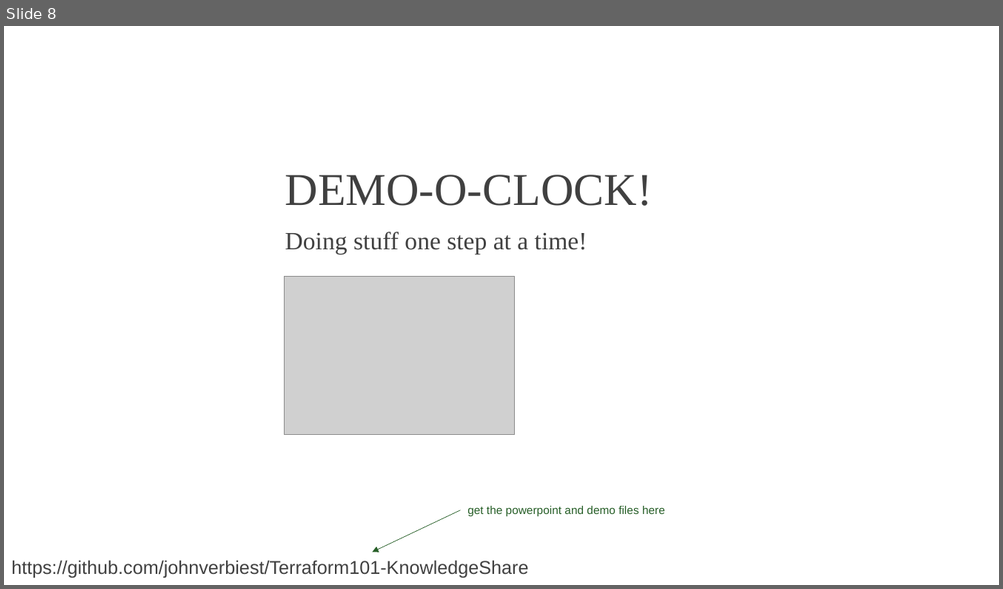
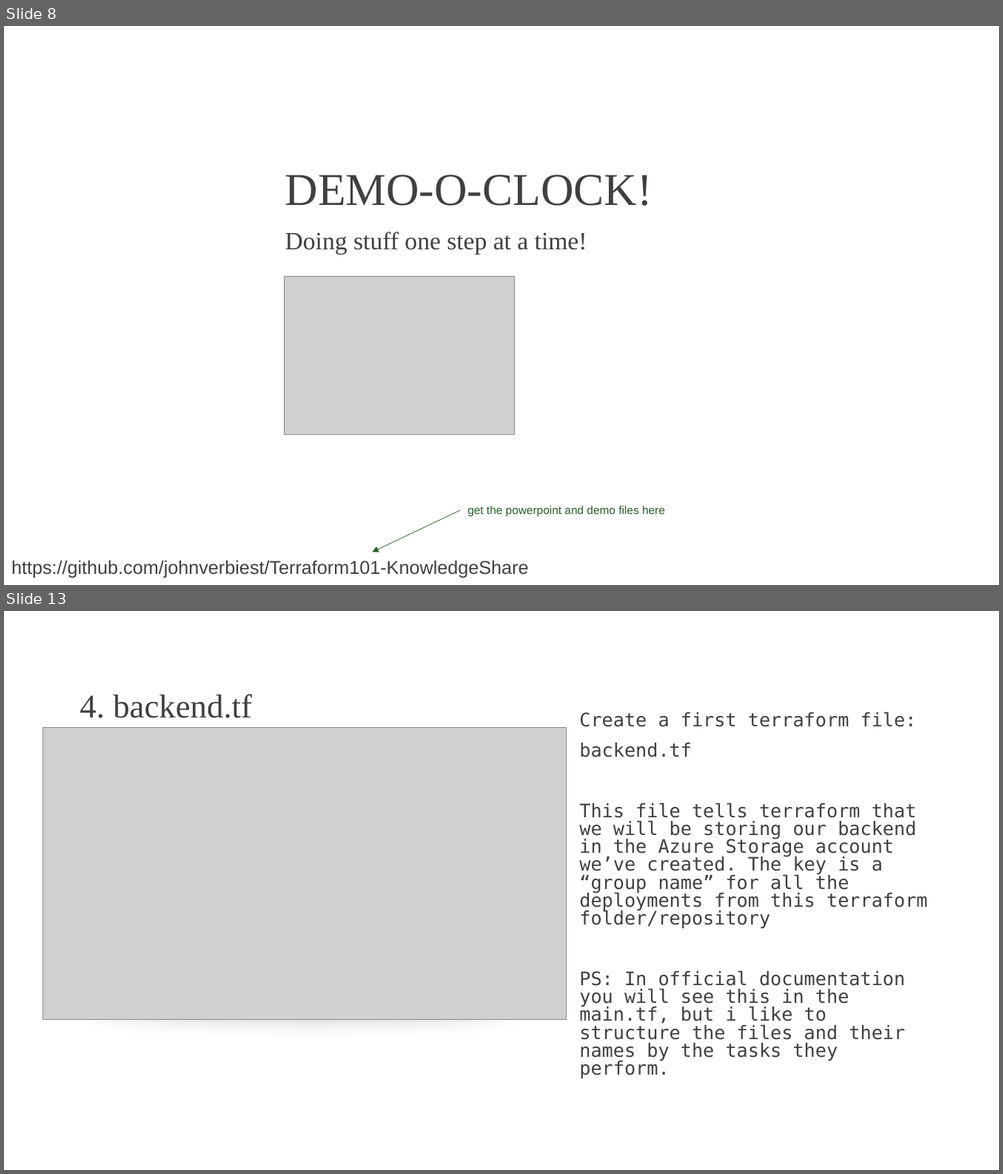
Before and after one commit to johnverbiest/Terraform101-KnowledgeShare, a slide deck: Terraform 101.pptx. Shown one above the other, each under a label of ours: slide 8 before the commit, slides 8 and 13 after it; the slides between them are not shown. The pictures are 1003x589 and 1003x1174 pixels, drawn with LibreOffice and Linux fonts; fonts in the diff are those of the drawing; grey boxes stand for pictures; background and template pictures are left out. Boxes give left, top, right and bottom in pixels: in the first picture for what was removed or moved away, otherwise in the second. Text is boxed around its words. In the diff, an @@ line names an element or a change of style, - is before the commit and + after.

Commit message:
All the things for terraform init

```diff
--- a/Terraform 101.pptx
+++ b/Terraform 101.pptx
@@ slide 13 added at (4, 611, 999, 1170), background picture (left out) @@
@@ title added at (79, 694, 252, 718), 32 pt, text #404040 @@
+4. backend.tf
@@ text added at (579, 712, 928, 1079), 18 pt, text #404040 @@
+Create a first terraform file:
+backend.tf
+This file tells terraform that we will be storing our backend in the Azure Storage account we’ve created. The key is a “group name” for all the deployments from this terraform folder/repository
+PS: In official documentation you will see this in the main.tf, but i like to structure the files and their names by the tasks they perform.
@@ picture added at (42, 727, 566, 1020) @@
@@ freeform shape added at (70, 749, 526, 1017), fill #FFFFFF @@
```
Also in this commit, not shown: 1 slide changed, 5 other slides added, 2 other files.
